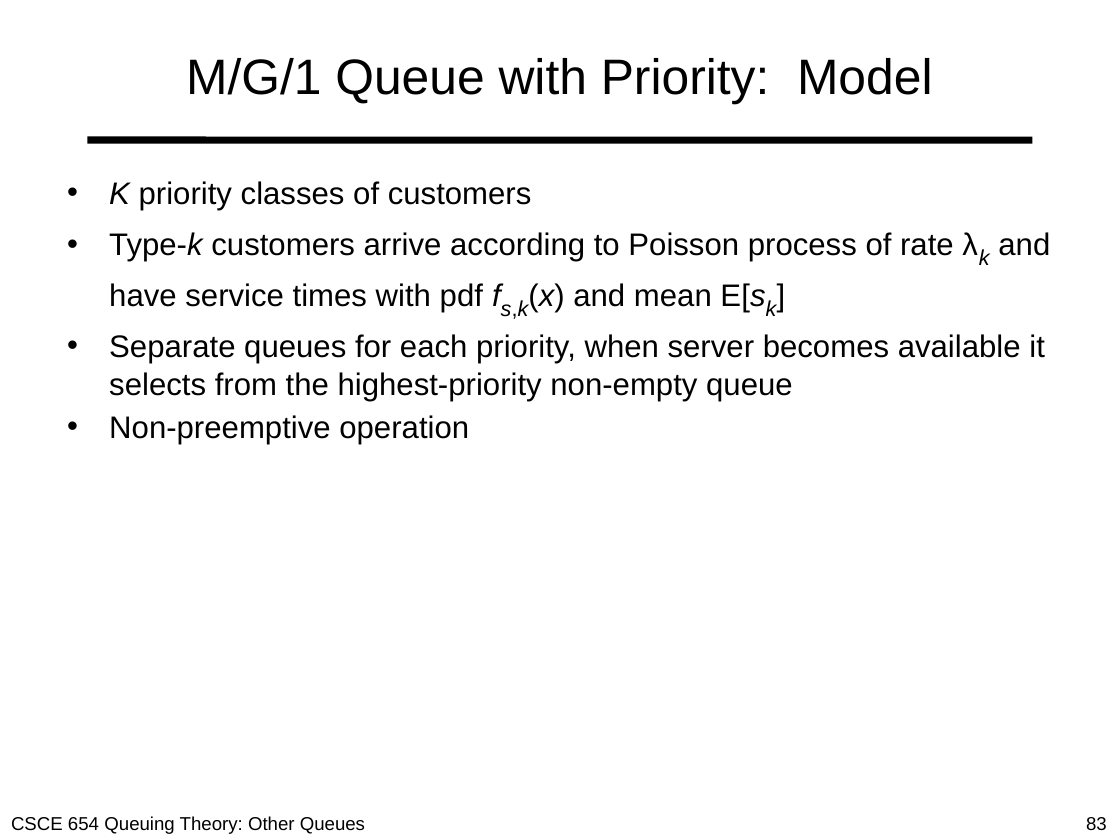
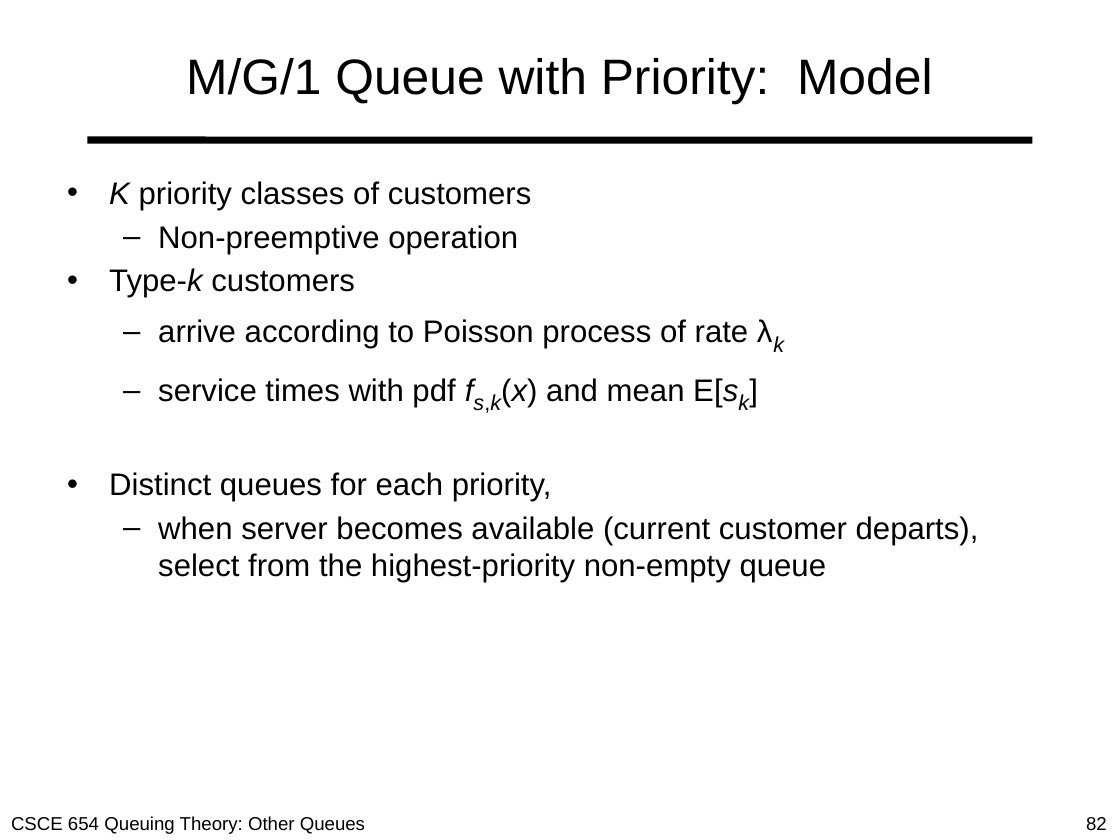
Before and after one commit to MHayden18/Communications, a slide deck: slide 82 of Powerpoints/05_Other_queues.pptx (slide 83 before the commit). Drawn at 1120x840 pixels with LibreOffice and Linux fonts; fonts in the diff are those of the drawing. Boxes give left, top, right and bottom in pixels: in the first picture for what was removed or moved away, otherwise in the second. Text is boxed around its words. In the diff, an @@ line names an element or a change of style, - is before the commit and + after.

```diff
--- a/Powerpoints/05_Other_queues.pptx
+++ b/Powerpoints/05_Other_queues.pptx
@@ text at box(109, 232, 1050, 401): paragraphs removed @@
-• Type-k customers arrive according to Poisson process of rate λk and have service times with pdf fs,k(x) and mean E[sk]
-• Separate queues for each priority, when server becomes available it selects from the highest-priority non-empty queue
@@ text at box(158, 225, 518, 254): bullet • to –; list level 1 to 2 in "Non-preemptive operation" @@
@@ text at box(109, 268, 979, 583): paragraphs added @@
+• Type-k customers
+  – arrive according to Poisson process of rate λk
+  – service times with pdf fs,k(x) and mean E[sk]
+• Distinct queues for each priority,
+  – when server becomes available (current customer departs), select from the highest-priority non-empty queue
@@ page number at box(1086, 817, 1107, 830): text changed @@
-83
+82
```
Also in this commit, not shown: 11 other slides changed, 1 slide removed, 1 other file.
